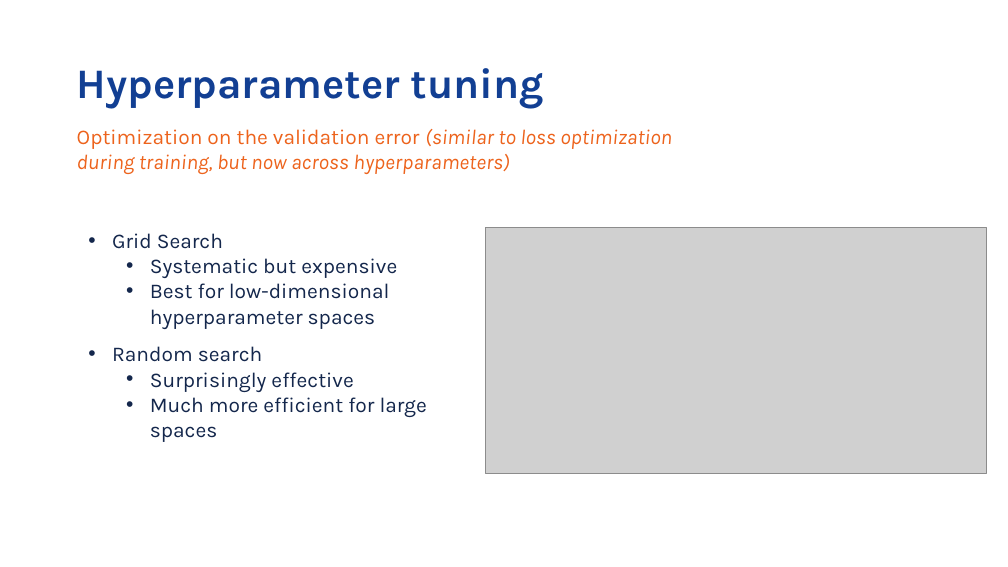
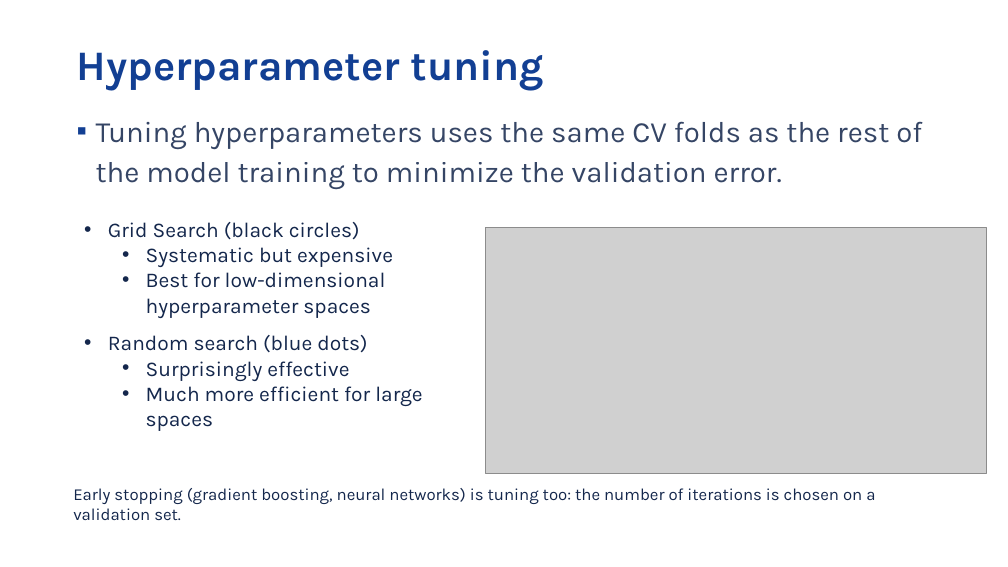
Before and after one commit to vib-training-conferences/machine-learning-and-deep-learning-fundamentals, a slide deck: slide 20 of docs/day-1-session-5-model-selection.pptx (slide 11 before the commit). Drawn at 1008x567 pixels with LibreOffice and Linux fonts; fonts in the diff are those of the drawing; grey boxes stand for pictures; background and template pictures are left out. Boxes give left, top, right and bottom in pixels: in the first picture for what was removed or moved away, otherwise in the second. Text is boxed around its words. In the diff, an @@ line names an element or a change of style, - is before the commit and + after.

```diff
--- a/docs/day-1-session-5-model-selection.pptx
+++ b/docs/day-1-session-5-model-selection.pptx
@@ title "Hyperparameter tuning": place and size @@
-title "Hyperparameter tuning" at <box>77,68,544,109</box>
+title "Hyperparameter tuning" at <box>77,50,544,91</box>
@@ text removed at <box>77,129,672,174</box> @@
-Optimization on the validation error (similar to loss optimization during training, but now across hyperparameters)
@@ text added at <box>96,121,922,189</box>, 28 pt, text #14274C at 85% opacity @@
+▪ Tuning hyperparameters uses the same CV folds as the rest of the model training to minimize the validation error.
@@ text "Grid Search (black circles)": place and size @@
-text "Grid Search (black circles)" at <box>112,233,427,442</box>
+text "Grid Search (black circles)" at <box>108,222,422,431</box>
@@ text at <box>108,222,360,240</box>: text changed @@
-• Grid Search
+• Grid Search (black circles)
@@ text at <box>108,335,367,352</box>: text changed @@
-• Random search
+• Random search (blue dots)
@@ text added at <box>73,488,875,520</box>, 16 pt, text #14274C @@
+Early stopping (gradient boosting, neural networks) is tuning too: the number of iterations is chosen on a validation set.
```
Also in this commit, not shown: 7 other slides changed, 24 slides added, 2 slides removed, 13 other files.
